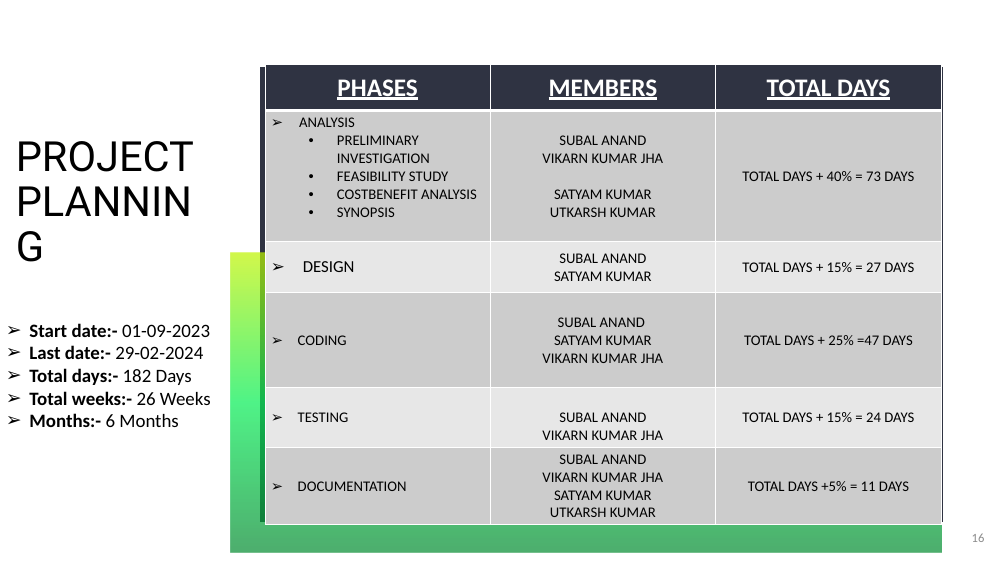
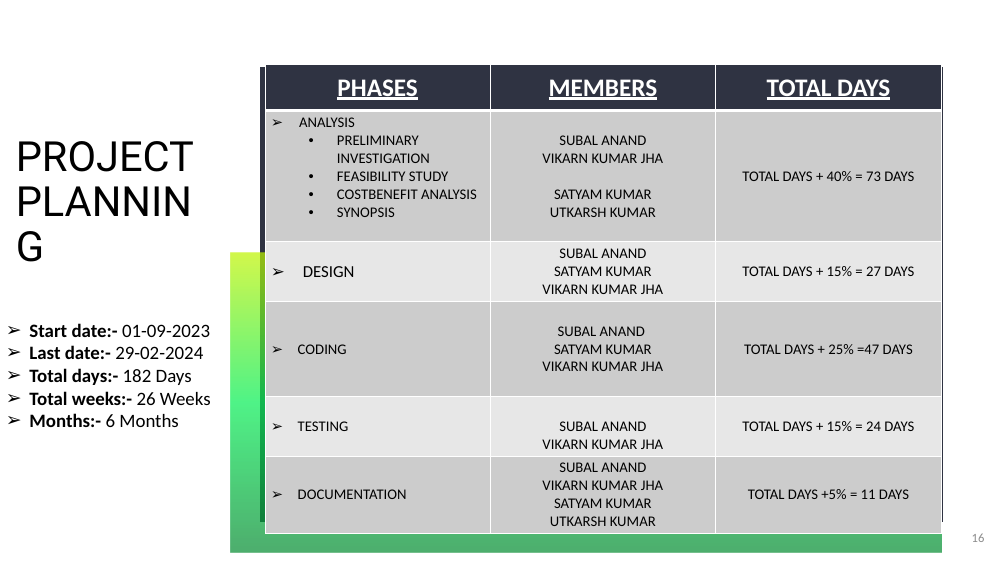
Before and after one commit to vikarnjha/School-Fee-Management-System, a slide deck: slide 16 of SFMS PPT.pptx. Drawn at 1008x567 pixels with LibreOffice and Linux fonts; fonts in the diff are those of the drawing. Boxes give left, top, right and bottom in pixels: in the first picture for what was removed or moved away, otherwise in the second. Text is boxed around its words. In the diff, an @@ line names an element or a change of style, - is before the commit and + after.

```diff
--- a/SFMS PPT.pptx
+++ b/SFMS PPT.pptx
@@ table at [265,64,941,546] @@
-row 3, column 2: SUBAL ANAND / SATYAM KUMAR
+row 3, column 2: SUBAL ANAND / SATYAM KUMAR / VIKARN KUMAR JHA
```
Also in this commit, not shown: 2 other slides changed.
